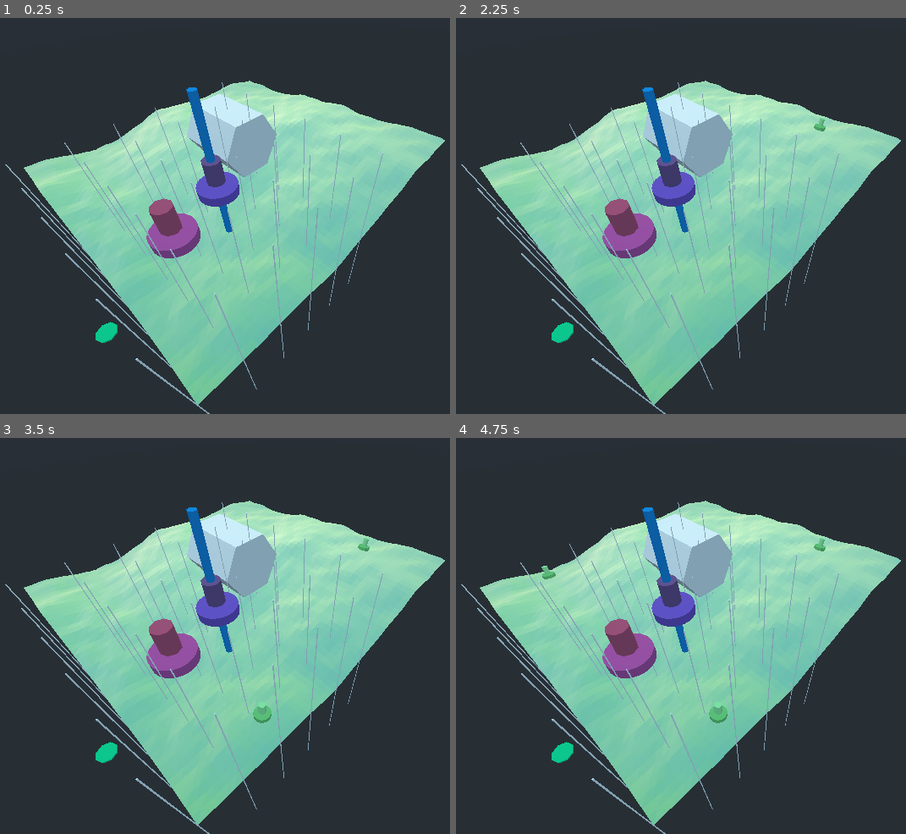
Above: before the commit, frames 1-4 (two rows, left to right).
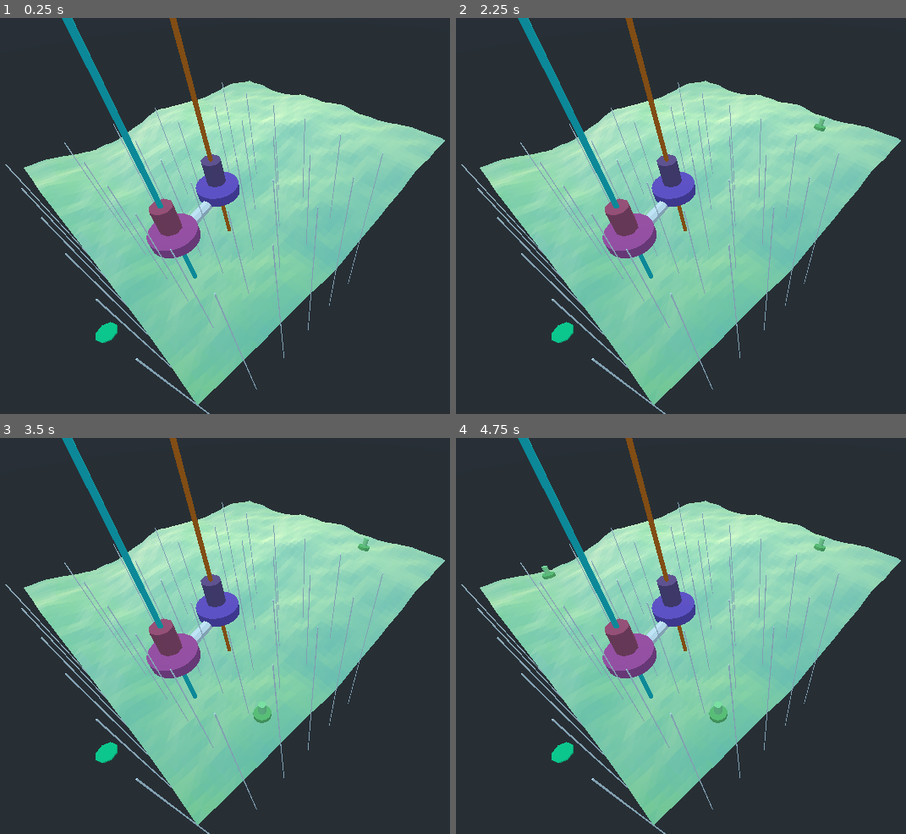
Above: after the commit, the same moments.

Repository: Aziroshin/citygamesystems
Game: Godot game, scene res://Root.tscn
The game is run twice, just before and just after one commit, with the same random seed, the same clock (stepped at 60 frames per second) and the same inputs.
Inputs (mouse positions are in pixels of both pictures, inside the frame that each line leads up to):
- Up to frame 1 (0.25 s): no input
- Up to frame 2 (2.25 s): tap Enter at 0.5, 2 s; move the mouse to (901, 196) at 0.52 s; click (901, 196) at 0.67 s; tap Space at 1.25 s; move the mouse to (618, 235) at 1.27 s; click (618, 235) at 1.42 s; move the mouse to (820, 128) at 2.02 s; click (820, 128) at 2.17 s
- Up to frame 3 (3.5 s): tap Space at 2.75 s; move the mouse to (261, 715) at 2.77 s; click (261, 715) at 2.92 s
- Up to frame 4 (4.75 s): tap Enter at 3.5 s; move the mouse to (outside the picture) at 3.52 s; click (outside the picture) at 3.67 s; tap Space at 4.25 s; move the mouse to (550, 576) at 4.27 s; click (550, 576) at 4.42 s

The runs differ from the first frame. In frame 1, 4.1% of the frame differs, in the area x 13-62%, y 0-66%; in frame 2, 4.1%; in frame 3, 4.1%; in frame 4, 4.1%.

Commit message:
✨ A centered n-gon with more options and a rudimentary, but correctly placed "noodle".

Diff:
--- a/dev/visualization/VisualizationNoodle/CSGNgon.gd
+++ b/dev/visualization/VisualizationNoodle/CSGNgon.gd
@@ -8,18 +8,29 @@
 tool
 extends CSGPolygon
 
-export var sides := 3
+const DEFAULT_SIDES := 3
+const DEFAULT_SIDE_SCALE := 1.0
+const DEFAULT_OFFSET := Vector2(0, 1)
+const DEFAULT_CENTERED := true
+
+export var sides := DEFAULT_SIDES
+export var side_scale := DEFAULT_SIDE_SCALE
+export var offset := DEFAULT_OFFSET
+export var centered := DEFAULT_CENTERED
 
 # Returns a `PoolVector2array` of angle-adjusted basic vectors, with
 # each corresponding to a vertice in an n-gon.
-func ngon_vertices(n: int) -> PoolVector2Array:
+func ngon_vertices(n: int, side_scale: float) -> PoolVector2Array:
 	if n < 3:
 		return PoolVector2Array()
 
-	var vertices := PoolVector2Array([Vector2(0.5, 0)])
+	var vertices := PoolVector2Array([Vector2(side_scale - side_scale / 2, 0)])
 	for vertex_index in range(1, n+1):
 		var side_vector = deg2rad(90+360/n*vertex_index)
-		vertices.append(Vector2(sin(side_vector), -1 * cos(side_vector)))
+		vertices.append(Vector2(
+			sin(side_vector) * side_scale,
+			-1 * cos(side_vector) * side_scale
+		))
 	return vertices
 
 # Takes a a polygon for reference and a `Vector2` representing a vertex and
@@ -39,8 +50,66 @@
 		new_polygon.append(new_vertex(new_polygon, vertex))
 	return new_polygon
 
-func create_ngon(n: int) -> PoolVector2Array:
-	return create_resultant_polygon_from_vertices(ngon_vertices(n))
+func offset_polygon(vertices: PoolVector2Array, offset: Vector2) -> PoolVector2Array:
+	var offset_polygon: PoolVector2Array = PoolVector2Array([])
+	for vertex in vertices:
+		offset_polygon.append(vertex - offset)
+	return offset_polygon
+
+func _get_greatest_y(vertices: PoolVector2Array) -> float:
+	assert(vertices.size() > 0, "The vertices array shouldn't be empty.")
+
+	if vertices.size() == 0:
+		push_error(
+			"Attempted to get the greatest `y` component from an empty array of vertices. " +
+			"Returning `0.0`."
+		)
+		return 0.0
+
+	# In case all vertices are negative, we definitely don't want to initialize
+	# with `0.0`, as that'd always be greater than any ys we'll find. Instead,
+	# we initialize with the first y we can get from the actual data.
+	var greatest_y_so_far := vertices[0].y
+	# This redundantly checks against the vertice we just initialized from.
+	# I'm unsure whether it's worth it to prevent it, unless there's a clever
+	# way to do it that doesn't involve `vertices.size() > 1` or whatever. xD
+	for vertice in vertices:
+		if vertice.y > greatest_y_so_far:
+			greatest_y_so_far = vertice.y
+	return greatest_y_so_far
+
+#func center_polygon(vertices: PoolVector2Array, offset: Vector2) -> PoolVector2Array:
+#	var _polygon: PoolVector2Array
+
+func create_positive_ngon(
+	n: int = DEFAULT_SIDES,
+	side_scale: float = DEFAULT_SIDE_SCALE,
+	offset: Vector2 = DEFAULT_OFFSET
+) -> PoolVector2Array:
+	var resultant_polygon: PoolVector2Array = create_resultant_polygon_from_vertices(ngon_vertices(n, side_scale))
+	if not offset == Vector2(0, 0):
+		return offset_polygon(resultant_polygon, offset)
+	return resultant_polygon
+
+func create_centered_ngon(
+	n: int = DEFAULT_SIDES,
+	side_scale: float = DEFAULT_SIDE_SCALE
+) -> PoolVector2Array:
+	# No offset, as we'll center it anyway.
+	var ngon: PoolVector2Array = create_positive_ngon(n, side_scale, Vector2(0, 0))
+	print("greatest_y: %s" % _get_greatest_y(ngon))
+	return offset_polygon(ngon, Vector2(0, _get_greatest_y(ngon) / 2))
+
+func create_ngon(
+	n: int = DEFAULT_SIDES,
+	side_scale: float = DEFAULT_SIDE_SCALE,
+	offset: Vector2 = DEFAULT_OFFSET,
+	centered: bool = DEFAULT_CENTERED
+) -> PoolVector2Array:
+	if centered:
+		return create_centered_ngon(n, side_scale)
+	return create_positive_ngon(n, side_scale, offset)
 
 func _enter_tree():
-	polygon = create_ngon(sides)
+	polygon = create_ngon(sides, side_scale, offset)
+	print("ngon: %s" % polygon)
--- a/dev/visualization/VisualizationNoodle/VisualizationNoodle.gd
+++ b/dev/visualization/VisualizationNoodle/VisualizationNoodle.gd
@@ -21,6 +21,16 @@
 	path.curve.add_point(DEFAULT_END)
 	is_post_ready = true
 
+func set_size(new_size: float) -> VisualizationNoodle:
+	call_deferred("_deferred_set_size", new_size)
+	return self
+#	if is_post_ready:
+#		call_deferred("_deferred_set_size", new_size)
+#		return self
+#
+#	self.connect("ready", self, "set_size", [new_size])
+#	return self
+
 func get_end_idx() -> int:
 	return path.curve.get_point_count() - 1
 
@@ -33,6 +43,38 @@
 	if is_post_ready:
 		return path.curve.get_point_position(0)
 	return DEFAULT_START
+
+func _deferred_set_size(new_size: float):
+	sleeve.transform.origin = sleeve.transform.origin * new_size
+	var new_scale: Vector3 = Vector3(0.2, 0.2, 0.2)
+
+#	var new_transform = Transform(
+#		Basis(
+#			sleeve.transform.basis.x,
+#			sleeve.transform.basis.y,
+#			sleeve.transform.basis.z
+#		),
+#		sleeve.transform.origin
+#	)
+	#new_transform.basis.scaled(new_scale)
+
+	sleeve.transform.basis.scaled(new_scale)
+#	sleeve.transform.basis.x /= new_scale
+#	sleeve.transform.basis.y /= new_scale
+#	sleeve.transform.basis.z /= new_scale
+
+func _deferred_set_start(position: Vector3):
+	if is_post_ready:
+		path.curve.set_point_position(0, position)
+		print("noodle start (orange): %s" % global_transform.origin)
+		Cavedig.needle(self, path.curve.get_point_position(0), Cavedig.Colors.ORANGE)
+
+func _deferred_set_end(position: Vector3):
+	end = position
+	if is_post_ready:
+		path.curve.set_point_position(get_end_idx(), position)
+	print("noodle end (aqua): %s" % global_transform.origin)
+	Cavedig.needle(self, path.curve.get_point_position(get_end_idx()), Cavedig.Colors.AQUA)
 
 ###
 ### Builder methods (return self)
@@ -50,18 +92,10 @@
 
 # Start point of the noodle.
 func set_start(position: Vector3) -> VisualizationNoodle:
-	start = position
-	if is_post_ready:
-		path.curve.set_point_position(0, position)
-		print("noodle start (orange): %s" % global_transform.origin)
-		Cavedig.needle(self, path.curve.get_point_position(0), Cavedig.Colors.ORANGE)
+	call_deferred("_deferred_set_start", position)
 	return self
 
 # End point of the noodle.
 func set_end(position: Vector3) -> VisualizationNoodle:
-	end = position
-	if is_post_ready:
-		path.curve.set_point_position(get_end_idx(), position)
-		print("noodle end (aqua): %s" % global_transform.origin)
-		Cavedig.needle(self, path.curve.get_point_position(get_end_idx()), Cavedig.Colors.AQUA)
+	call_deferred("_deferred_set_end", position)
 	return self
--- a/dev/visualization/VisualizationNoodle/VisualizationNoodle.tscn
+++ b/dev/visualization/VisualizationNoodle/VisualizationNoodle.tscn
@@ -13,7 +13,7 @@
 script = ExtResource( 2 )
 
 [node name="Sleeve" type="CSGPolygon" parent="."]
-polygon = PoolVector2Array( 0.5, 0, 1, 0.866025, 0.5, 1.73205, -0.5, 1.73205, -1, 0.866025, -0.5, 0, 0.5, -3.06162e-16 )
+polygon = PoolVector2Array( 0.25, -0.603553, 0.603553, -0.25, 0.603553, 0.25, 0.25, 0.603553, -0.25, 0.603553, -0.603553, 0.25, -0.603553, -0.25, -0.25, -0.603553, 0.25, -0.603553 )
 mode = 2
 path_node = NodePath("../Path")
 path_interval_type = 0
@@ -25,7 +25,9 @@
 path_u_distance = 1.0
 path_joined = false
 script = ExtResource( 1 )
-sides = 6
+sides = 8
+side_scale = 0.1
+offset = Vector2( 0, 0 )
 
 [node name="Path" type="Path" parent="."]
 curve = SubResource( 1 )
--- a/dev/visualization/Visualizer.gd
+++ b/dev/visualization/Visualizer.gd
@@ -11,6 +11,7 @@
 var quaternary: MeshDelegate
 var description: String
 var connections: NoodleConnections
+var _size: float = 1.0
 
 func _init():
 	connections = NoodleConnections.new(self)
@@ -207,7 +208,9 @@
 	return self
 
 func set_size(size: float) -> Visualizer:
+	# TODO: Resize noodles.
 #	var previous_scale = self.scale
+	self._size = size
 	self.scale = Vector3(size, size, size)
 #	for untyped_connection in self.connections.get_all_connections().values():
 #		var connection: NoodleConnection = untyped_connection
@@ -247,18 +250,9 @@
 	return GdTypes.NilableSpatial.new().set_value(maybe_self)
 
 func noodle_up(other_visualizer: Visualizer, direction: int) -> Visualizer:
-	#Cavedig.needle(self.get_highest_parent_spatial().value, global_transform.origin, Cavedig.Colors.CERULEAN, 20, 0.1).set_as_toplevel(true)
-	var test_needle: CSGCylinder = Cavedig.needle(get_tree().get_root(), global_transform.origin, Cavedig.Colors.CERULEAN, 5, 0.1)
-	test_needle.name = "Testneedle"
-	test_needle.set_as_toplevel(true)
-	print("test needle name: %s" % test_needle.name)
-	get_tree().current_scene.call_deferred("add_child", test_needle)
-	print("test_needle children: %s" % PoolStringArray(get_tree().current_scene.get_children()).join(" "))
-	#var test_needle_node = get_tree().current_scene.get_node(test_needle.name)
-	#print("test needle name after found: %s " % test_needle_node.name)
-
 	var noodle: VisualizationNoodle = VisualizationNoodleScene.instance()\
 		.add_as_child_to(get_tree().current_scene)\
+		.set_size(self._size)\
 		.set_start(global_transform.origin)
 	connections.add_connection(NoodleConnection.new(
 		self,
